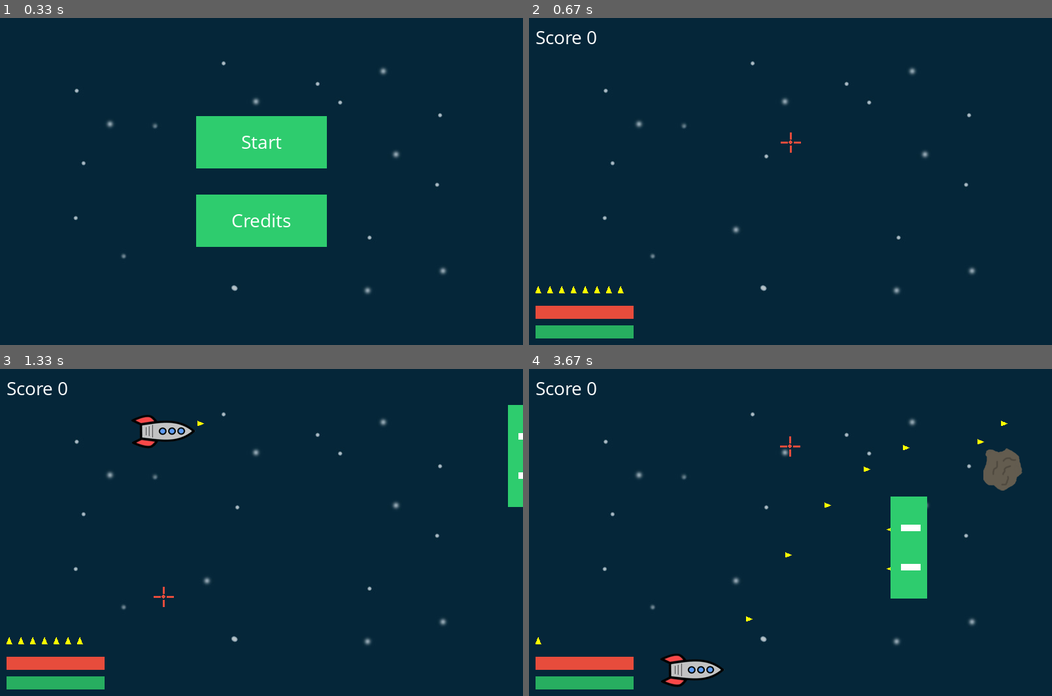
Above: before the commit, frames 1-4 (two rows, left to right).
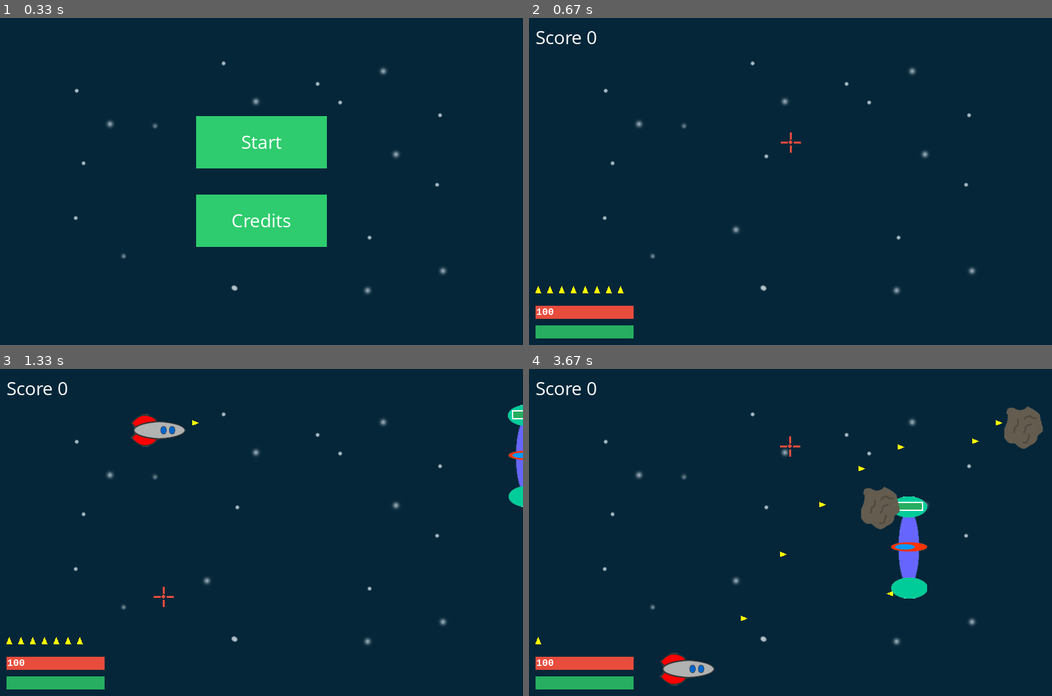
Above: after the commit, the same moments.

Repository: EdwGx/Asteroid-Pygame
Game: pygame game, started from Main.py
Two runs of this game, one before a commit and one after it. Both use one fixed random seed, a clock stepped at 60 frames per second and the inputs below.
Inputs (mouse positions are in pixels of both pictures, inside the frame that each line leads up to):
- Up to frame 1 (0.33 s): no input
- Up to frame 2 (0.67 s): click "Start" at 0.38 s
- Up to frame 3 (1.33 s): tap Q at 0.67 s; press the mouse at (434, 427) at 1.03 s; move the mouse to (298, 512) at 1.13 s; release the mouse at (162, 597) at 1.27 s
- Up to frame 4 (3.67 s): tap Space at 1.4, 1.7 s; click (633, 434) at 1.42 s; press the mouse at (963, 427) at 1.87 s; move the mouse to (916, 418) at 1.97 s; release the mouse at (874, 411) at 2.1 s; press the mouse at (963, 427) at 2.2 s; move the mouse to (816, 450) at 2.3 s; release the mouse at (675, 473) at 2.43 s; press the mouse at (963, 427) at 2.53 s; move the mouse to (895, 522) at 2.63 s; release the mouse at (832, 614) at 2.77 s; press the mouse at (963, 427) at 2.87 s; move the mouse to (947, 440) at 2.97 s; release the mouse at (936, 454) at 3.1 s; press the mouse at (963, 427) at 3.2 s; move the mouse to (790, 424) at 3.3 s; release the mouse at (623, 421) at 3.43 s; press the mouse at (963, 427) at 3.53 s; move the mouse to (790, 447) at 3.63 s

Frame 1 is identical in both runs. In frame 2, less than 0.1% of the frame differs, in the area x 1-5%, y 88-91%; in frame 3, 1.6%; in frame 4, 5.1%, in the area x 1-99%, y 11-98%.

Commit message:
Change Block class

Diff:
--- a/Block.py
+++ b/Block.py
@@ -7,14 +7,6 @@
 sizeX = 800
 sizeY = 500
 
-def draw_plus(surface,pos):
-    pygame.draw.rect(surface,white,(pos[0]-5,pos[1]-15,10,30))
-    pygame.draw.rect(surface,white,(pos[0]-15,pos[1]-5,30,10))
-
-def draw_minus(surface,pos):
-    pygame.draw.rect(surface,white,(pos[0]-10,pos[1]-5,30,10))
-
-
 class Block(pygame.sprite.DirtySprite):
     def __init__(self):
         self._layer = 3
@@ -22,7 +14,6 @@
         self.health = 8
         self.moveSpeed = random.randrange(2)
         self.moveUp = True
-        self.image = pygame.Surface((56,156))
         self.redraw()
         self.rect = self.image.get_rect()
         self.rect.x = sizeX + 60
@@ -52,9 +43,9 @@
             self.kill()
 
     def redraw(self):
-        self.image.fill(green)
+        self.image = pygame.image.load('bad.png')
+        pygame.draw.rect(self.image,white,(6,8,44,14))
+        pygame.draw.rect(self.image,darkgreen,(8,10,40,10))
         if self.health < 8:
-            height = int(156*self.health/8)
-            pygame.draw.rect(self.image,red,(0,0,56,156-height))
-        draw_minus(self.image,(26,48))
-        draw_minus(self.image,(26,108))
+            width = int(40*self.health/8)
+            pygame.draw.rect(self.image,red,(8,10,40-width,10))
--- a/MagBall.py
+++ b/MagBall.py
@@ -32,49 +32,18 @@
 class BadBall(pygame.sprite.DirtySprite):
     def __init__ (self):
         pygame.sprite.DirtySprite.__init__(self)
-        self._layer = 2
         self.moveSpeed = random.randrange(2)
         self.moveDir = random.randrange(2)
 
-    def update(self,x_speed,block_group):
+    def update(self,x_speed):
 
         if self.rect.y + self.rect.height >= sizeY:
             self.moveDir = 2
         elif self.rect.y <= 0:
             self.moveDir = 0
 
-        coll_block = 0
-        coll_bool = False
-        for b in block_group:
-            if pygame.sprite.collide_rect(b,self):
-                coll_block = get_collideDir(b,self)
-                coll_bool = True
-                obj_block = b
-                break
-
-        if coll_block == 1 and coll_bool:
-            self.floatX -= x_speed + self.moveSpeed*0.5
-            if self.moveDir == 2:
-                self.floatY += (1 - self.moveDir)
-            else:
-                self.floatY = float(obj_block.rect.top-self.rect.height)
-        #--#
-        elif coll_block == 2 and coll_bool:
-            self.floatX -= x_speed + self.moveSpeed*0.5
-            if self.moveDir == 0:
-                self.floatY += (1 - self.moveDir)
-            else:
-                self.floatY = float(obj_block.rect.bottom)
-        #--#
-        elif coll_block == 4 and coll_bool:
-            self.floatY += (1 - self.moveDir)
-        #--#
-        elif coll_block == 5 and coll_bool:
-            self.kill()
-
-        else:
-            self.floatX -= x_speed + self.moveSpeed*0.5
-            self.floatY += (1 - self.moveDir)
+        self.floatX -= x_speed + self.moveSpeed*0.5
+        self.floatY += (1 - self.moveDir)
 
         self.rect.x = int(self.floatX)
 
@@ -87,6 +56,7 @@
 class Asteroid(BadBall):
     def __init__ (self):
         BadBall.__init__(self)
+        self._layer = 4
         self.good = True
         self.image = pygame.image.load('asteroid.png')
         self.rect = self.image.get_rect()
@@ -99,6 +69,7 @@
 class Bomb(BadBall):
     def __init__ (self):
         BadBall.__init__(self)
+        self._layer = 5
         self.good = False
         self.image = pygame.image.load('bomb.png')
         self.rect = self.image.get_rect()
@@ -111,7 +82,7 @@
 class Missile(pygame.sprite.DirtySprite):
     def __init__ (self):
         pygame.sprite.DirtySprite.__init__(self)
-        self._layer = 3
+        self._layer = 2
         self.image = pygame.image.load('missile.png')
         self.rect = self.image.get_rect()
         self.rect.x = -135
--- a/Main.py
+++ b/Main.py
@@ -82,7 +82,7 @@
     def draw(self,d_surface):
         x = 10
         y = 440
-        heal_time = 4000 #ms
+        heal_time = 3000 #ms
         if self.losing:
             if self.health - self.d_health <= 0:
                 self.losing = False
@@ -91,8 +91,8 @@
             else:
                 self.d_health -= 4
         elif self.quick_check:
-            if self.health < 96:
-                self.health += 0.5
+            if self.health < 100:
+                self.health += 0.05
                 self.d_health = self.health
             else:
                 self.health = 100
@@ -100,6 +100,9 @@
         elif (pygame.time.get_ticks() - self.lastHit) >= heal_time:
             self.quick_check = True
         pygame.draw.rect(d_surface,red,(x,y,int(150*self.d_health/self.max),20))
+        font = pygame.font.SysFont("Lucida Console",15,True)
+        label = font.render(str(int(self.health)),True,white)
+        d_surface.blit(label,(x+1,y+1))
 
     def hit(self,health_lose):
         self.quick_check = False
@@ -389,9 +392,9 @@
 
         if pygame.time.get_ticks() - shoot_timer > 600 and shoot_running > 0:
             if shoot_block.alive():
-                bullet = MagBall.bullet(shoot_block.rect.x -4,shoot_block.rect.y+48,False)
+                bullet = MagBall.bullet(shoot_block.rect.x -4,shoot_block.rect.y+10,False)
                 bullet.add(b_bullet,full_list)
-                bullet = MagBall.bullet(shoot_block.rect.x-4,shoot_block.rect.y+108,False)
+                bullet = MagBall.bullet(shoot_block.rect.x-4,shoot_block.rect.y+146,False)
                 bullet.add(b_bullet,full_list)
                 shoot_running -= 1
                 shoot_timer = pygame.time.get_ticks()
@@ -419,7 +422,7 @@
             bad_timer = move_dis + random.randint(2,5)*48 - spawn_speed
 
         move_list.update(player.moveSpeed)
-        bad_list.update(player.moveSpeed,move_list)
+        bad_list.update(player.moveSpeed)
         move_dis += player.moveSpeed
 
         player_timer += player.moveSpeed
--- a/credit.py
+++ b/credit.py
@@ -26,32 +26,33 @@
             pygame.draw.rect(screen,darkgreen,rect1)
     else:
         pygame.draw.rect(screen,green,rect1)
-    font = pygame.font.SysFont("comicsansms",30)
+    font = pygame.font.SysFont("Candara",30)
     Label = font.render('back',True,white)
     screen.blit(Label,
                 ((sizeX - Label.get_width())/2,
                  (sizeY - Label.get_height())/2 + 120))
 
-    sfont = pygame.font.SysFont("comicsansms",50)
-    creditLabel = sfont.render('Credits',True,white)
+    tfont = pygame.font.SysFont("Candara",40)
+    creditLabel = tfont.render('Created by',True,white)
     screen.blit(creditLabel,
                 ((sizeX - creditLabel.get_width())/2,
                  (sizeY - creditLabel.get_height())/2-170))
 
-    creditLabel1 = sfont.render('xxx',True,white)
+    sfont = pygame.font.SysFont("Candara",50)
+    creditLabel1 = sfont.render('Steven DesBrisay',True,white)
     screen.blit(creditLabel1,
                 ((sizeX - creditLabel1.get_width())/2,
-                 (sizeY - creditLabel1.get_height())/2-120))
+                 (sizeY - creditLabel1.get_height())/2-90))
 
-    creditLabel2 = sfont.render('xxxxx',True,white)
+    creditLabel2 = sfont.render('Edward Guo',True,white)
     screen.blit(creditLabel2,
                 ((sizeX - creditLabel2.get_width())/2,
-                 (sizeY - creditLabel2.get_height())/2-70))
+                 (sizeY - creditLabel2.get_height())/2-40))
 
-    creditLabel3 = sfont.render('xxxx',True,white)
+    creditLabel3 = sfont.render('Vincent Tran',True,white)
     screen.blit(creditLabel3,
                 ((sizeX - creditLabel3.get_width())/2,
-                 (sizeY - creditLabel3.get_height())/2-20))
+                 (sizeY - creditLabel3.get_height())/2+10))
 
     pygame.display.flip()
     clock.tick(60)
--- a/physic.py
+++ b/physic.py
@@ -4,59 +4,6 @@
 
 def freeFall(time_after,start_y):
     return int((start_y + (9.81* time_after * time_after / 100000)))
-
-'''def number_collide(spriteA,spriteB,dokillA,dokillB):
-    if spriteA.number == 0:
-        if dokillA:
-            spriteA.kill()
-        return True
-    if spriteB.number == 0:
-        if dokillB:
-            spriteB.kill()
-        return False
-
-    if ((spriteA.mu == False) and (spriteA.di == False)) and(
-        (spriteB.mu == False) and (spriteB.di == False)):
-            spriteA.number += spriteB.number
-    elif spriteA.mu and spriteB.mu :
-        spriteA.number = spriteA.number * spriteB.number
-    elif spriteA.di and spriteB.di :
-        spriteA.number = spriteA.number * spriteB.number
-
-    elif spriteA.mu and ((spriteB.mu == False) and (spriteB.di == False)):
-        spriteA.number = spriteA.number * spriteB.number
-    elif spriteB.mu and ((spriteA.mu == False) and (spriteA.di == False)):
-        spriteA.number = spriteA.number * spriteB.number
-
-    elif spriteA.di and ((spriteB.mu == False) and (spriteB.di == False)):
-        if spriteB.number%spriteA.number == 0:
-            spriteA.number = int(spriteB.number/spriteA.number)
-        else:
-            if dokillA:
-                spriteA.kill()
-            if dokillB:
-                spriteB.kill()
-            return True
-
-    elif spriteB.di and ((spriteA.mu == False) and (spriteA.di == False)):
-        if spriteA.number%spriteB.number == 0:
-            spriteA.number = int(spriteA.number/spriteB.number)
-        else:
-            if dokillA:
-                spriteA.kill()
-            if dokillB:
-                spriteB.kill()
-            return True
-    else:
-        if dokillA:
-            spriteA.kill()
-        if dokillB:
-            spriteB.kill()
-        return True
-    if dokillB:
-        spriteB.kill()
-    spriteA.redraw()
-    return False'''
 
 def getRandBool(chanceTrue = 50):
     return (random.randrange(100)<chanceTrue)
Binary file added: bad.png
Binary file changed: bomb.png
Binary file changed: spaceship.png
